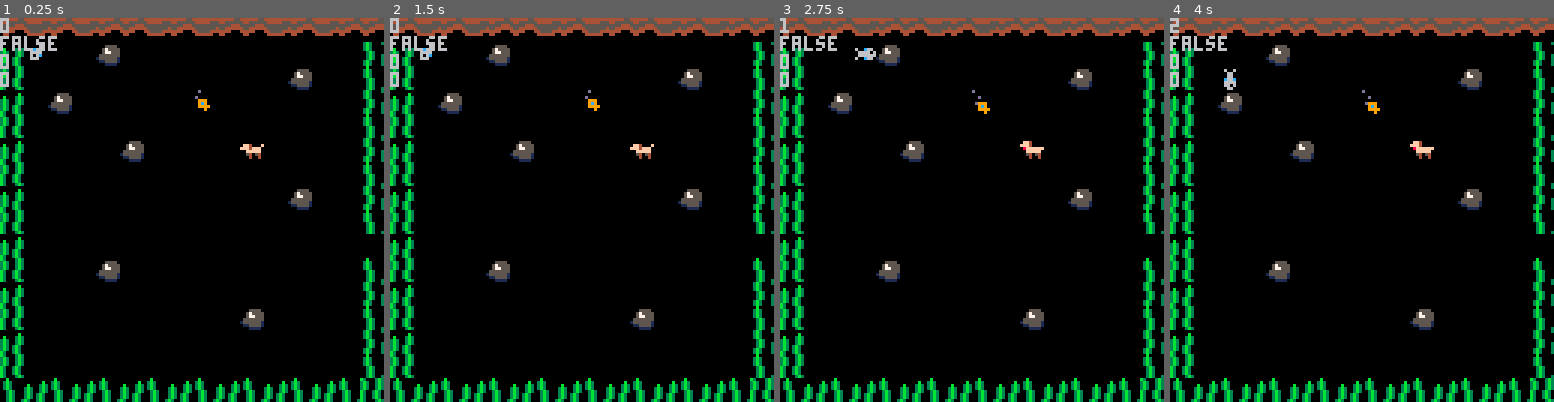
Above: before the commit, frames 1-4 (left to right).
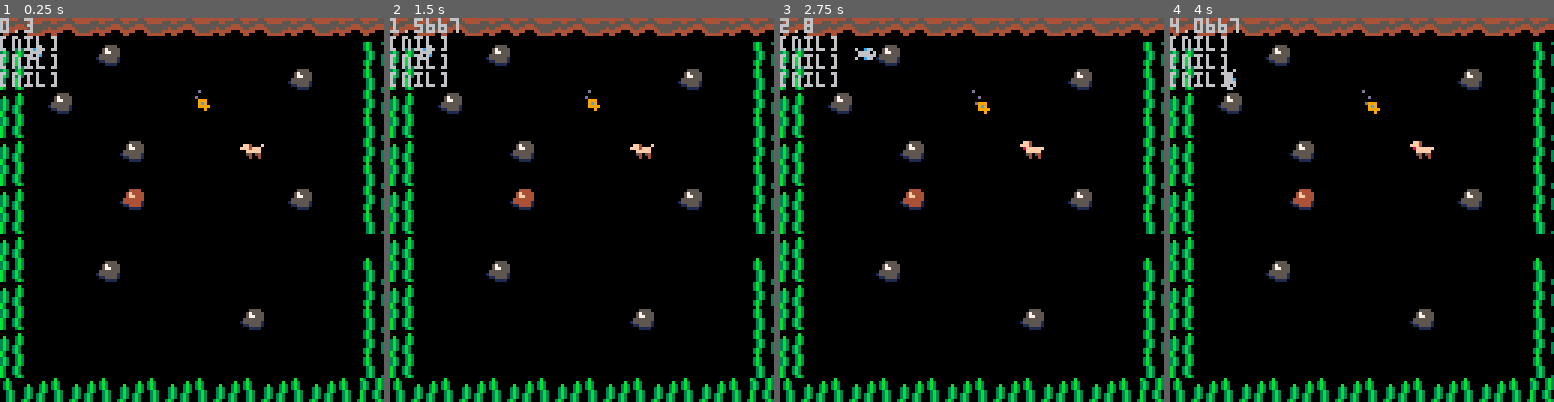
Above: after the commit, the same moments.

Repository: debbytam/fishgame
Game: PICO-8 cartridge test.p8
Same seed, same stepped clock (60 frames per second), same inputs: the game is played once before the commit and once after it.
Inputs:
- Up to frame 1 (0.25 s): no input
- Up to frame 2 (1.5 s): tap X (X key) at 0.33, 1.07 s; tap O (Z key) at 0.7 s
- Up to frame 3 (2.75 s): hold Right 1.6-2.1 s; tap O (Z key) at 1.7, 2.1, 2.5 s; tap X (X key) at 1.85 s; hold Up 2.15-2.42 s; hold Right from 2.47 s (still down)
- Up to frame 4 (4 s): tap O (Z key) at 2.9, 3.3, 3.7 s; tap X (X key) at 2.97 s; release Right at 3.03 s; hold Left 3.08-3.58 s; hold Down 3.63-3.97 s

The runs differ from the first frame. In frame 1, 0.9% of the frame differs, in the area x 0-38%, y 0-50%; in frame 2, 1.2%; in frame 3, 1.0%; in frame 4, 1.2%.

Commit message:
added rock pushing
sprites with flag3 set are pushable and have collision with sprites flagged 1

Diff:
--- a/test.p8
+++ b/test.p8
@@ -138,6 +138,12 @@
 --https://www.lexaloffle.com/bbs/?tid=28465
 --https://www.lexaloffle.com/bbs/?tid=28465
 
+--add sea otter strawberry
+--add seal miju
+--add jellyfish erica and lena
+--add gator alexa
+--add maki tuna meliong
+
 
 function _init()
     dtb_init(3)
@@ -149,12 +155,10 @@
 
     game_over = false
     btnpress=0
-    tick=0
     frameNum=30
 
     textInit=false
     textCD=0
-    textCount=0
 
     focus={}
     focus.x=p.x
@@ -163,12 +167,24 @@
 
     camx=0
     camy=0
+    camOffset=3
+
+    --segment1
+    create_npc(yellowFish)
+    create_npc(dog)
+
+    --segment2
+    create_npc(namazu)
+    create_npc(dilFish)
+
+    --segment3
+    create_npc(deel)
+    create_npc(mumKrew)
 end
 
 function _update()
     dtb_update()
-    --tick increments every other second
-    if (t()%2 ==0) tick+=1
+
     --frame counter goes down 1 every update loop
     --resets to 30 at 0
     if(frameNum == 0) then
@@ -179,23 +195,25 @@
 
     player_spin()
 
-    --1 tick has passed, reset text trigger
-
-    if (btnp(4)) npc_talk()
-    if (t() - textCD > 0.5) textInit = false
-
-    --segment1
-    create_npc(yellowFish)
-    create_npc(dog)
-
+    --half second has passed, reset text trigger
+    if (btn(4)) then
+        npc_talk() interact()
+    end
+    if(t() - textCD > 0.5) textInit = false
+
+    --enter key to load game
+    if(btn(6)) load_game()
+
+    --screen1 transition
     if(dog.spoken and yellowFish.spoken) then
         map_tileClear(15,9)
         map_tileClear(16,9)
     end
 
-    --segment2
-    create_npc(namazu)
-    create_npc(dilFish)
+    --screen2 transition
+    if(dilFish.spoken and namazu.spoken) then
+
+    end
 end
 
 function _draw()
@@ -210,14 +228,15 @@
 
     draw_npc(namazu,20,6)
     draw_npc(dilFish,25,8)
+
+    draw_npc(deel, 33,11)
+    draw_npc(mumKrew,37,11)
     npc_anim()
 
-
-
-    print(tick)
-    print(textInit)
-    print(textCD)
-    print(textCount)
+    print(t())
+    print(pushx)
+    print(pushy)
+    print(pushSprite)
 
     --draw text boxes
     dtb_draw()
@@ -240,30 +259,31 @@
     savePoint = 0
     wall = 1
     npc = 2
+    push = 3
 end
 
 function make_npcs()
     --npcs + first sprite #
-
-    npcNames ={dog, yellowFish, fishFish, mumKrew, deel, dilFish, namazu}
 
     dog= {}
     dog.sprite = 130 --save point dog
     dog.spawn = false
     dog.string1 = "bork bork..."
-    dog.string2 = ">he seems to like you"
+    dog.string2 = ">you pet the dog"
+    dog.string3 = ">he licks your hand"
     dog.spoken = false
 
     yellowFish = {}
     yellowFish.sprite = 128 --generic yellow fish
     yellowFish.spawn = false
-    yellowFish.string1 = "hey"
-    yellowFish.string2 = "you going out?"
+    yellowFish.string1 = "hey you going out?"
+    yellowFish.string2 = "ah okay, take care out there"
     yellowFish.spoken = false
 
     fishFish = {}
     fishFish.sprite = 146 -- Fish fish
     fishFish.spawn = false
+    fishFish.string1 = "flashyn"
 
     swFish = {}
     swFish.sprite = 160 --swedish fish
@@ -272,10 +292,18 @@
     mumKrew = {}
     mumKrew.sprite = 176 --mumblekrew
     mumKrew.spawn = false
+    mumKrew.string1 = "owo was that a cave in just now?"
+    mumKrewPog = {}
+        add(mumkrewPog,"pog")
+        add(mumKrewPog,"frogchamp")
+        add(mumKrewPog,"tunachamp")
+        add(mumKrewPog,"oh....pog?")
 
     deel = {}
     deel.sprite = 144 --deal eel
     deel.spawn = false
+    deel.string1 = "pooog"
+    deel.string2 = "did you cause that cave in?"
 
     dilFish = {}
     dilFish.sprite = 162 -- dilly fish
@@ -284,29 +312,27 @@
     namazu = {}
     namazu.sprite = 178 --namazu
     namazu.spawn = false
-    namazu.string1 = "wasshoi"
-    namazu.string2 = "yes yes"
+    namazu.string1 = "i went in that cave and some eels jumped out at me !!"
+    namazu.string2 = "be careful if you're going in there"
     namazu.spoken = true
-
-end
-
-function update_map()
 
 end
 
 function draw_map()
     --mapx=flr(p.x/16)*16
-    --mapy=flr(p.y/16)*16
-   -- camera(mapx*8,mapy*8)
-
-   camera(camx,camy)
+   -- mapy=flr(p.y/16)*16
+   --camera(mapx*8,mapy*8)
+
+    camera(camx,camy)
 
     map(0,0,0,0,128,128)
 
+    --screen1 to another
     if(p.x==15) camx+=128 p.x=17
-    if(p.y==15) camy+=128 p.y=17
     if(p.x==16) camx-=128 p.x=14
-    if(p.y==16) camy-=128 p.y=14
+    --screen2 to another
+    if(p.x==31) camx+=128 p.x=33
+    if(p.x==32) camx-=128 p.x=30
 end
 
 function p_idle_anim()
@@ -365,23 +391,39 @@
 
 function player_spin()
     --turning player sprite and store direction
-    if(btn(⬅️)) then --left
+    if(btn(⬅️)) then --right
         p.sprite=2
         focus.x = p.x-1
         focus.y = p.y
         focus.dir = 'left'
 
         btnpress = t()
+
+        --set pushsprite flag to wall if wall is behind it
+        if(tile_check(focus.x-1,focus.y,wall)) then
+            fset(65,1,true)
+        else
+            fset(65,1,false)
+        end
         move_player()
-    end
-    if(btn(➡️)) then --right
+        tile_push()
+    end
+    if(btn(➡️)) then --left
         p.sprite=3
         focus.x = p.x+1
         focus.y = p.y
         focus.dir = 'right'
 
         btnpress = t()
+        --set pushsprite flag to wall if wall is behind it
+        if(tile_check(focus.x+1,focus.y,wall)) then
+            fset(65,1,true)
+        else
+            fset(65,1,false)
+        end
+
         move_player()
+        tile_push()
     end
     if(btn(⬆️)) then --up
         p.sprite=4
@@ -390,7 +432,15 @@
         focus.dir = 'up'
 
         btnpress = t()
+        --set pushsprite flag to wall if wall is behind it
+        if(tile_check(focus.x,focus.y-1,wall)) then
+            fset(65,1,true)
+        else
+            fset(65,1,false)
+        end
+
         move_player()
+        tile_push()
     end
     if(btn(⬇️)) then --down
         p.sprite=5
@@ -399,7 +449,15 @@
         focus.dir = 'down'
 
         btnpress = t()
+        --set pushsprite flag to wall if wall is behind it
+        if(tile_check(focus.x,focus.y+1,wall)) then
+            fset(65,1,true)
+        else
+            fset(65,1,false)
+        end
+
         move_player()
+        tile_push()
     end
 end
 
@@ -407,6 +465,8 @@
     --wanted player pos = current player pos
     nx=p.x
     ny=p.y
+    --save sprite under player for tile_push()
+    oldSprite = mget(p.x,p.y)
 
     if(btnp(⬅️)) nx-=1
 	if(btnp(➡️)) nx+=1
@@ -419,11 +479,35 @@
         p.sprite=p.sprite+16
         --play sfx
         sfx(0)
-     else
+    else
          --player moved to desired pos
          p.x=nx
          p.y=ny
      end
+end
+
+function tile_push()
+    --if focusxy is pushable tile and player moves into it, push tile
+    if(tile_check(focus.x,focus.y,push)) then
+        pushSprite = mget(focus.x,focus.y)
+
+        if(focus.dir=='left') then
+            mset(p.x-1,p.y,pushSprite)
+            mset(p.x,p.y,oldSprite)
+        end
+        if(focus.dir=='right') then
+            mset(p.x+1,p.y,pushSprite)
+            mset(p.x,p.y,oldSprite)
+        end
+        if(focus.dir=='up') then
+            mset(p.x,p.y-1,pushSprite)
+            mset(p.x,p.y,oldSprite)
+        end
+        if(focus.dir=='down') then
+            mset(p.x,p.y+1,pushSprite)
+            mset(p.x,p.y,oldSprite)
+        end
+    end
 end
 
 function npc_talk()
@@ -432,52 +516,69 @@
         if(textInit==false) then
             --get sprite # and pass to check name, returns text string
             npcSprite_talk=mget(focus.x,focus.y)
-            textInit=true
+            textInit = true
             textCD = t()
 
             if(npcSprite_talk == yellowFish.sprite) then
                dtb_disp(yellowFish.string1)
-               dtb_disp(yellowFish.string2,text_end)
+               dtb_disp(yellowFish.string2)
                 yellowFish.spoken=true
             end
             if(npcSprite_talk == dog.sprite) then
                 dtb_disp(dog.string1)
-                dtb_disp(dog.string2,function()
-                    textCount=1
-                end)
+                dtb_disp(dog.string2)
+                dtb_disp(dog.string3)
                 dog.spoken=true
-                save_game()
             end
             if(npcSprite_talk == fishFish.sprite) then
-                dtb_disp("flashyn",function() textCount+=2 end)
+                dtb_disp("flashyn")
             end
             if(npcSprite_talk == swFish.sprite) then
             end
             if(npcSprite_talk == mumKrew.sprite) then
+                dtb_disp(rnd(mumKrewPog))
+                dtb_disp(mumKrew.string1)
             end
             if(npcSprite_talk == deel.sprite) then
+                dtb_disp(deel.string1)
+                dtb_disp(deel.string2)
             end
             if(npcSprite_talk == dilFish.sprite) then
-                dtb_disp("hey",function() textCount=1 end)
+                dtb_disp("hey")
                 dilFish.spoken=true
             end
             if(npcSprite_talk == namazu.sprite) then
-                dtb_disp(namazu.string1,function() textCount+=1 end)
-                dtb_disp(namazu.string2,function() textCount+=1 end)
+                dtb_disp(namazu.string1)
+                dtb_disp(namazu.string2)
                 namazu.spoken=true
             end
-            --once text has ended
-            if(textCount == 1) then
-                --save time
-                textCD=tick
-                return
-            end
-        end
-    end
-end
-
-function text_end()
-    -- empty
+
+        end
+    end
+end
+
+function interact()
+    --if player standing in front of rock on screen2
+    if(p.x==30 and p.y==14) then
+        if(dilFish.spoken==true and namazu.spoken==true) map_tileClear(31,14)
+    end
+end
+
+function camera_shake()
+    local fade=0.95
+    local offsetx=16-rnd(32)
+    local offsety=16-rnd(32)
+
+    offsetx*=camOffset
+    offsety*=camOffset
+
+    camera(offsetx,offsety)
+
+    camOffset*=fade
+    if(camOffset<0.5) then
+        offset=0
+    end
+
 end
 
 function save_game()
@@ -488,14 +589,15 @@
 end
 
 function load_game()
-    p.x = dget(0)
-    p.y = dget(1)
+    p.x = 34--dget(0)
+    p.y = 11--dget(1)
 
     dtb_disp("game loaded")
 end
 
 function map_tileClear(x,y)
     mset(x,y,0)
+    sfx(3)
 end
 
 
@@ -596,25 +698,25 @@
 
 
 __gff__
-0000000000000000000000000000000000000000000000000000000000000000000000000000000000000000000000000000000000000000000000000000000002060200000000000000000000000000020000000000000000000000000000000002020000000000000000000000000000020200020202020200000000000000
+0000000000000000000000000000000000000000000000000000000000000000000000000000000000000000000000000000000000000000000000000000000002080200000000000000000000000000020000000000000000000000000000000002020000000000000202020000000000020200020202020202020200000000
 0606070700000000000000000000000006060606000000000000000000000000060606060000000000000000000000000606060600000000000000000000000000000000000000000000000000000000000000000000000000000000000000000000000000000000000000000000000000000000000000000000000000000000
 __map__
-7677767776767776777676777677767678767876787776767876777876787778000000000000000000000000000000000000000000000000000000000000000000000000000000000000000000000000000000000000000000000000000000000000000000000000000000000000000000000000000000000000000000000000
-6200000040000000000000000000007172000000000000000000000000000000000000000000000000000000000000000000000000000000000000000000000000000000000000000000000000000000000000000000000000000000000000000000000000000000000000000000000000000000000000000000000000000000
-7200000000000000000000004000006172000000000000000000000000000000000000000000000000000000000000000000000000000000000000000000000000000000000000000000000000000000000000000000000000000000000000000000000000000000000000000000000000000000000000000000000000000000
-6200400000000000000000000000007172000000000000000000000000000000000000000000000000000000000000000000000000000000000000000000000000000000000000000000000000000000000000000000000000000000000000000000000000000000000000000000000000000000000000000000000000000000
-7200000000000000000000000000006162000000000000000000000000000000000000000000000000000000000000000000000000000000000000000000000000000000000000000000000000000000000000000000000000000000000000000000000000000000000000000000000000000000000000000000000000000000
-6200000000400000000000000000007172000000000000000000000000000000000000000000000000000000000000000000000000000000000000000000000000000000000000000000000000000000000000000000000000000000000000000000000000000000000000000000000000000000000000000000000000000000
-7200000000000000000000000000006172000000000000000000000000000000000000000000000000000000000000000000000000000000000000000000000000000000000000000000000000000000000000000000000000000000000000000000000000000000000000000000000000000000000000000000000000000000
-6200000000000000000000004000007172000000000000000000000000000000000000000000000000000000000000000000000000000000000000000000000000000000000000000000000000000000000000000000000000000000000000000000000000000000000000000000000000000000000000000000000000000000
-7200000000000000000000000000006172000000000000000000000000000000000000000000000000000000000000000000000000000000000000000000000000000000000000000000000000000000000000000000000000000000000000000000000000000000000000000000000000000000000000000000000000000000
-6200000000000000000000000000000000000000000000000000000000000000000000000000000000000000000000000000000000000000000000000000000000000000000000000000000000000000000000000000000000000000000000000000000000000000000000000000000000000000000000000000000000000000
-7200000040000000000000000000006172000000000000000000000000000000000000000000000000000000000000000000000000000000000000000000000000000000000000000000000000000000000000000000000000000000000000000000000000000000000000000000000000000000000000000000000000000000
-6200000000000000000000000000007162000000000000000000000000000000000000000000000000000000000000000000000000000000000000000000000000000000000000000000000000000000000000000000000000000000000000000000000000000000000000000000000000000000000000000000000000000000
-7200000000000000000040000000006172616200000000000000000000000000000000000000000000000000000000000000000000000000000000000000000000000000000000000000000000000000000000000000000000000000000000000000000000000000000000000000000000000000000000000000000000000000
-6200000000000000000000000000007172407200000000000000000000000000000000000000000000000000000000000000000000000000000000000000000000000000000000000000000000000000000000000000000000000000000000000000000000000000000000000000000000000000000000000000000000000000
-7200000000000000000000000000006172404062610000000000000000000000000000000000000000000000000000000000000000000000000000000000000000000000000000000000000000000000000000000000000000000000000000000000000000000000000000000000000000000000000000000000000000000000
-6162616261626162616261626162617272404040710000000000000000000000000000000000000000000000000000000000000000000000000000000000000000000000000000000000000000000000000000000000000000000000000000000000000000000000000000000000000000000000000000000000000000000000
+7677767776767776777676777677767600000000000000000000000000000000000000000000000000000000000000000000000000000000000000000000000000000000000000000000000000000000000000000000000000000000000000000000000000000000000000000000000000000000000000000000000000000000
+6200000040000000000000000000007172787877784000000000000000000000000000000000000000000000000000000000000000000000000000000000000000000000000000000000000000000000000000000000000000000000000000000000000000000000000000000000000000000000000000000000000000000000
+7200000000000000000000004000006172000000000040787778787878404000000000000000000000000000000000000000000000000000000000000000000000000000000000000000000000000000000000000000000000000000000000000000000000000000000000000000000000000000000000000000000000000000
+6200400000000000000000000000007172000000000000000000000000004040000000000000000000000000000000000000000000000000000000000000000000000000000000000000000000000000000000000000000000000000000000000000000000000000000000000000000000000000000000000000000000000000
+720000000000000000000000000000616200000000000000000000000000006a004040777678787840000000000000000000000000000000000000000000000000000000000000000000000000000000000000000000000000000000000000000000000000000000000000000000000000000000000000000000000000000000
+620000000040000000000000000000717200000000000000000000000000006b404000000000000040777840000000000000000000000000000000000000000000000000000000000000000000000000000000000000000000000000000000000000000000000000000000000000000000000000000000000000000000000000
+7200000000000000000000000000006172000000000000000000000000000069710000000000000000000000407877780000000000000000000000000000000000000000000000000000000000000000000000000000000000000000000000000000000000000000000000000000000000000000000000000000000000000000
+620000000041000000000000400000717200000000000000000000000000006b610000000000000000000000000000000000000000000000000000000000000000000000000000000000000000000000000000000000000000000000000000000000000000000000000000000000000000000000000000000000000000000000
+720000000000000000000000000000617200000000000000000000000000006a710000000000000000000000000000000000000000000000000000000000000000000000000000000000000000000000000000000000000000000000000000000000000000000000000000000000000000000000000000000000000000000000
+620000000000000000000000000000000000000000000000000000000000006b610000000000000000000000000000000000000000000000000000000000000000000000000000000000000000000000000000000000000000000000000000000000000000000000000000000000000000000000000000000000000000000000
+7200000040000000000000000000006172000000000000000000000000000069400000000000000000000000000000000000000000000000000000000000000000000000000000000000000000000000000000000000000000000000000000000000000000000000000000000000000000000000000000000000000000000000
+620000000000000000000000000000716200000000000000000000000000006b400000000000000000000000000000000000000000000000000000000000000000000000000000000000000000000000000000000000000000000000000000000000000000000000000000000000000000000000000000000000000000000000
+720000000000000000004000000000617261620000000000000000000000006a710000000000000000000000000000000000000000000000000000000000000000000000000000000000000000000000000000000000000000000000000000000000000000000000000000000000000000000000000000000000000000000000
+6200000000000000000000000000007172407200000000000000000000000069610000000000000000000000000000000000000000000000000000000000000000000000000000000000000000000000000000000000000000000000000000000000000000000000000000000000000000000000000000000000000000000000
+7200000000000000000000000000006172404062610000000000000000000000400000000000000000000000000000000000000000000000000000000000000000000000000000000000000000000000000000000000000000000000000000000000000000000000000000000000000000000000000000000000000000000000
+61626162616261626162616261626172724040407b797a7b7a7b797a797a7b7a400000000000000000000000000000000000000000000000000000000000000000000000000000000000000000000000000000000000000000000000000000000000000000000000000000000000000000000000000000000000000000000000
 0056424242004242424242424242420000000000000000000000000000000000000000000000000000000000000000000000000000000000000000000000000000000000000000000000000000000000000000000000000000000000000000000000000000000000000000000000000000000000000000000000000000000000
 0056564200004900440000004900000000000000000000000000000000000000000000000000000000000000000000000000000000000000000000000000000000000000000000000000000000000000000000000000000000000000000000000000000000000000000000000000000000000000000000000000000000000000
 0000565644000000000000460000000000000000000047000000000000000000000000000000000000000000000000000000000000000000000000000000000000000000000000000000000000000000000000000000000000000000000000000000000000000000000000000000000000000000000000000000000000000000
Not shown, changed: 29 lines of the sprite sheet (__gfx__) section of test.p8
Not shown, changed: the sound effects (__sfx__) section of test.p8
